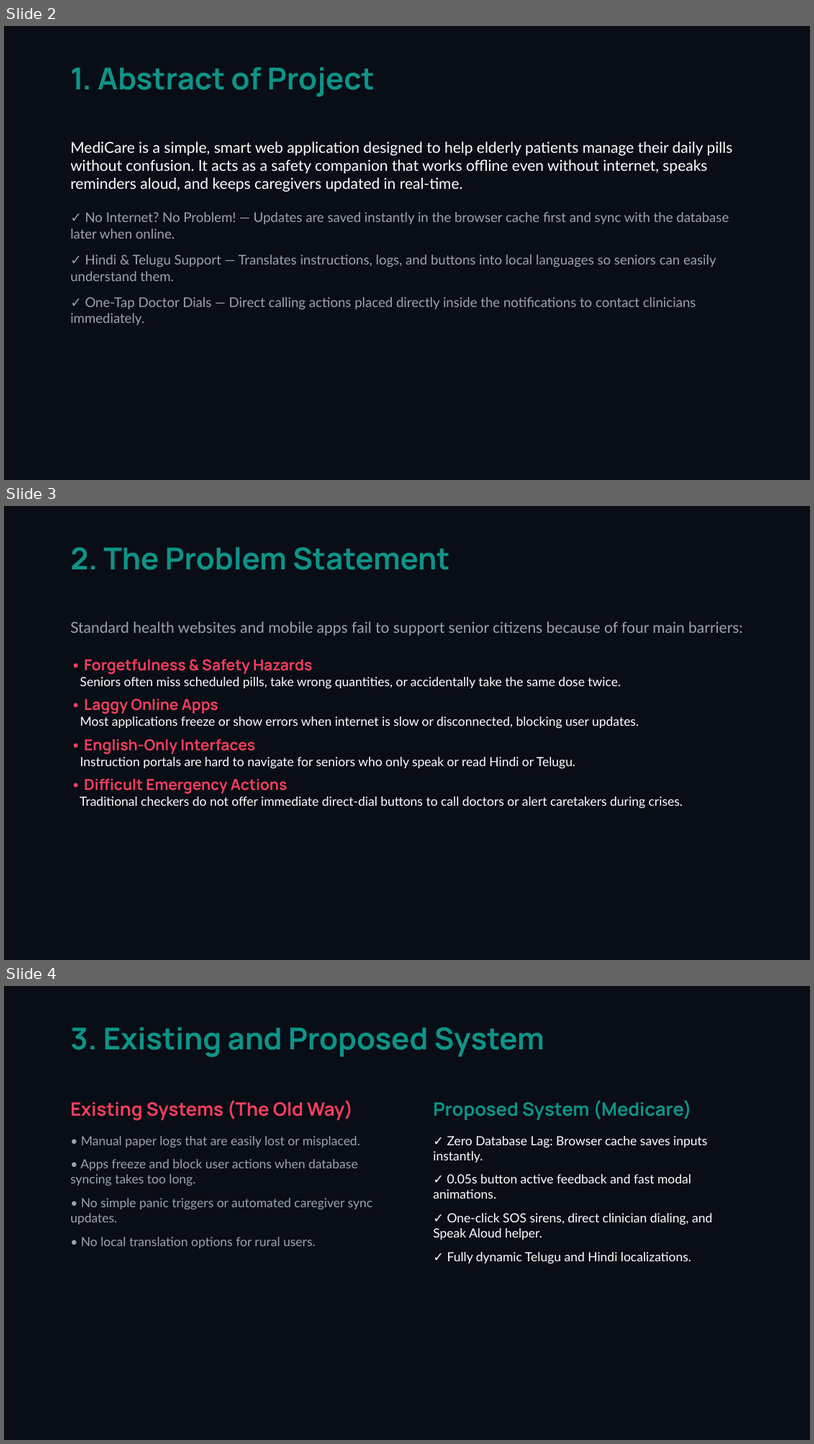
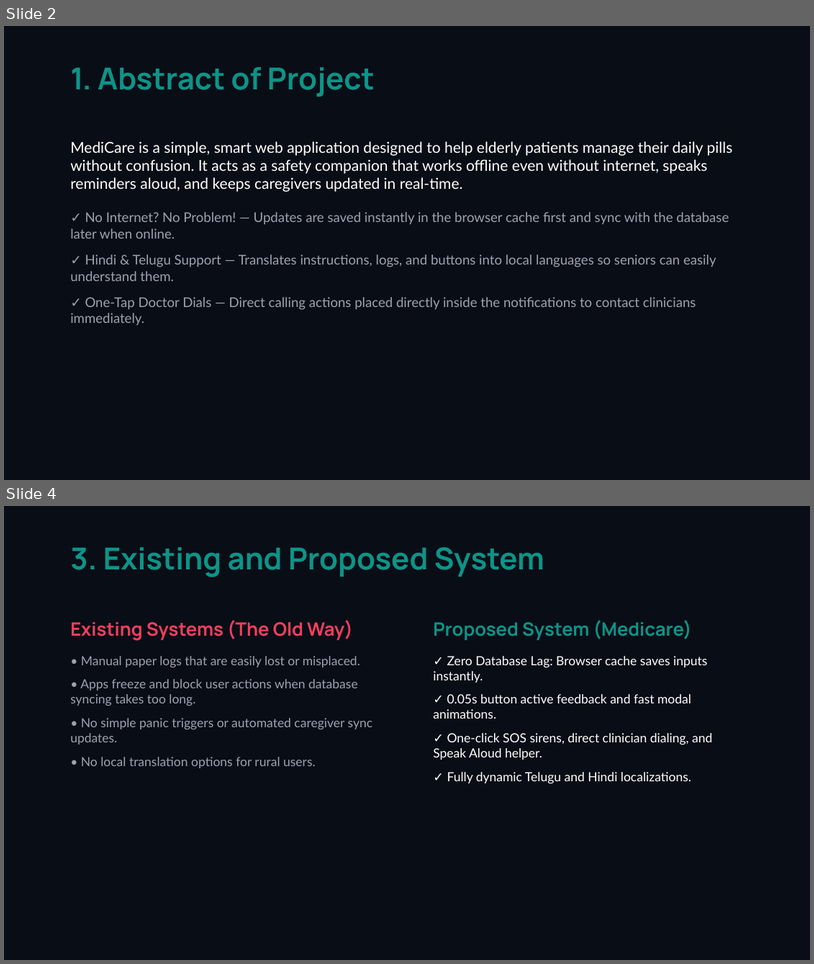
Before and after one commit to velagadadileep6-bot/Medicine-reminder, a slide deck: medicare_presentation.pptx. Shown one above the other, each under a label of ours: slides 2, 3 and 4 before the commit, slides 2 and 4 after it; the slides between them are not shown. The pictures are 814x1444 and 814x964 pixels, drawn with LibreOffice and Linux fonts; fonts in the diff are those of the drawing. Boxes give left, top, right and bottom in pixels: in the first picture for what was removed or moved away, otherwise in the second. Text is boxed around its words. In the diff, an @@ line names an element or a change of style, - is before the commit and + after.

```diff
--- a/medicare_presentation.pptx
+++ b/medicare_presentation.pptx
@@ slide 3 removed at box(4, 506, 810, 960), background #090D16 @@
@@ text removed at box(70, 547, 450, 570) @@
-2. The Problem Statement
@@ text removed at box(70, 621, 743, 808) @@
-Standard health websites and mobile apps fail to support senior citizens because of four main barriers:
-• Forgetfulness & Safety Hazards
-Seniors often miss scheduled pills, take wrong quantities, or accidentally take the same dose twice.
-• Laggy Online Apps
-Most applications freeze or show errors when internet is slow or disconnected, blocking user updates.
-• English-Only Interfaces
-Instruction portals are hard to navigate for seniors who only speak or read Hindi or Telugu.
-• Difficult Emergency Actions
-Traditional checkers do not offer immediate direct-dial buttons to call doctors or alert caretakers during crises.
```
Also in this commit, not shown: 1 slide added, 1 other file.
